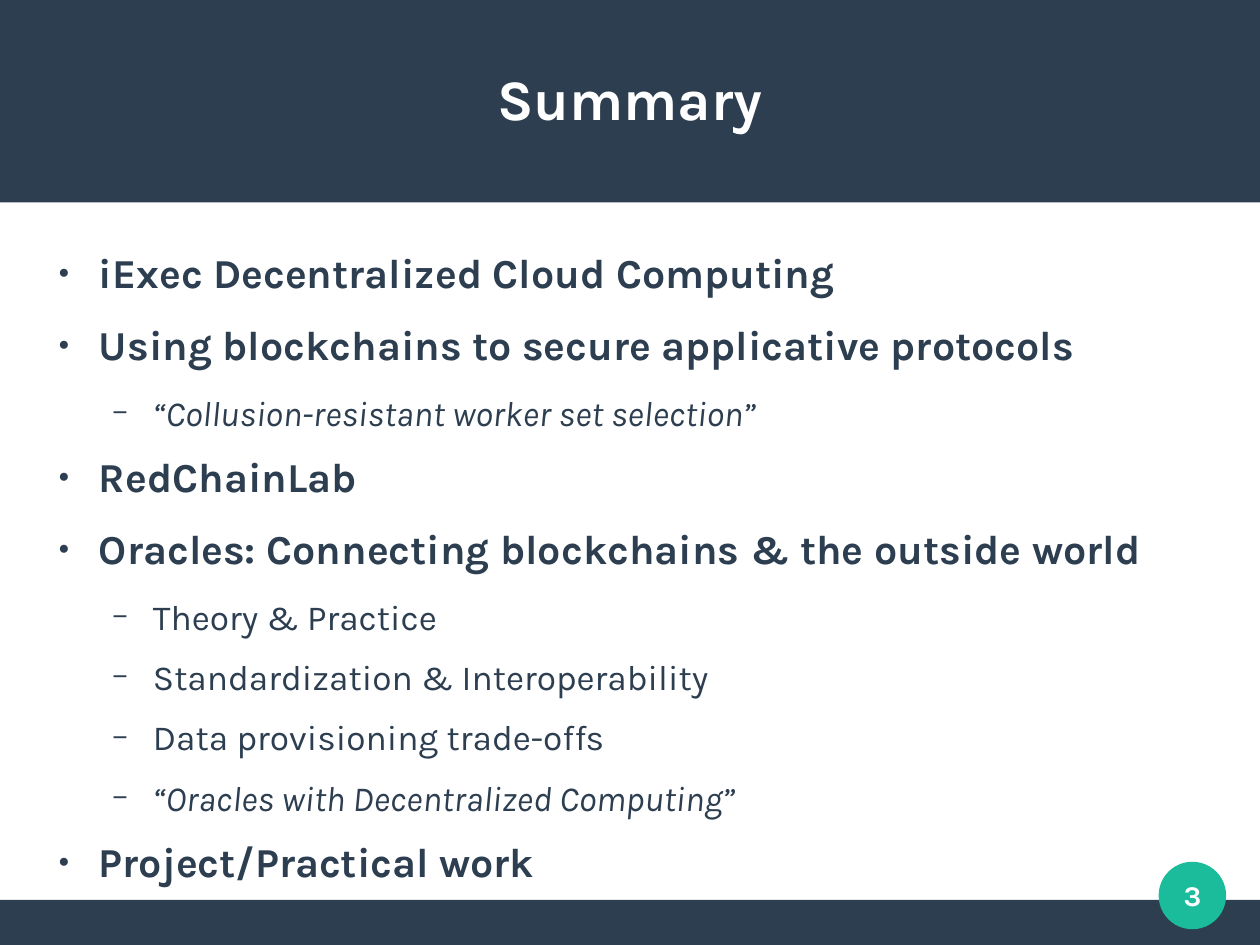
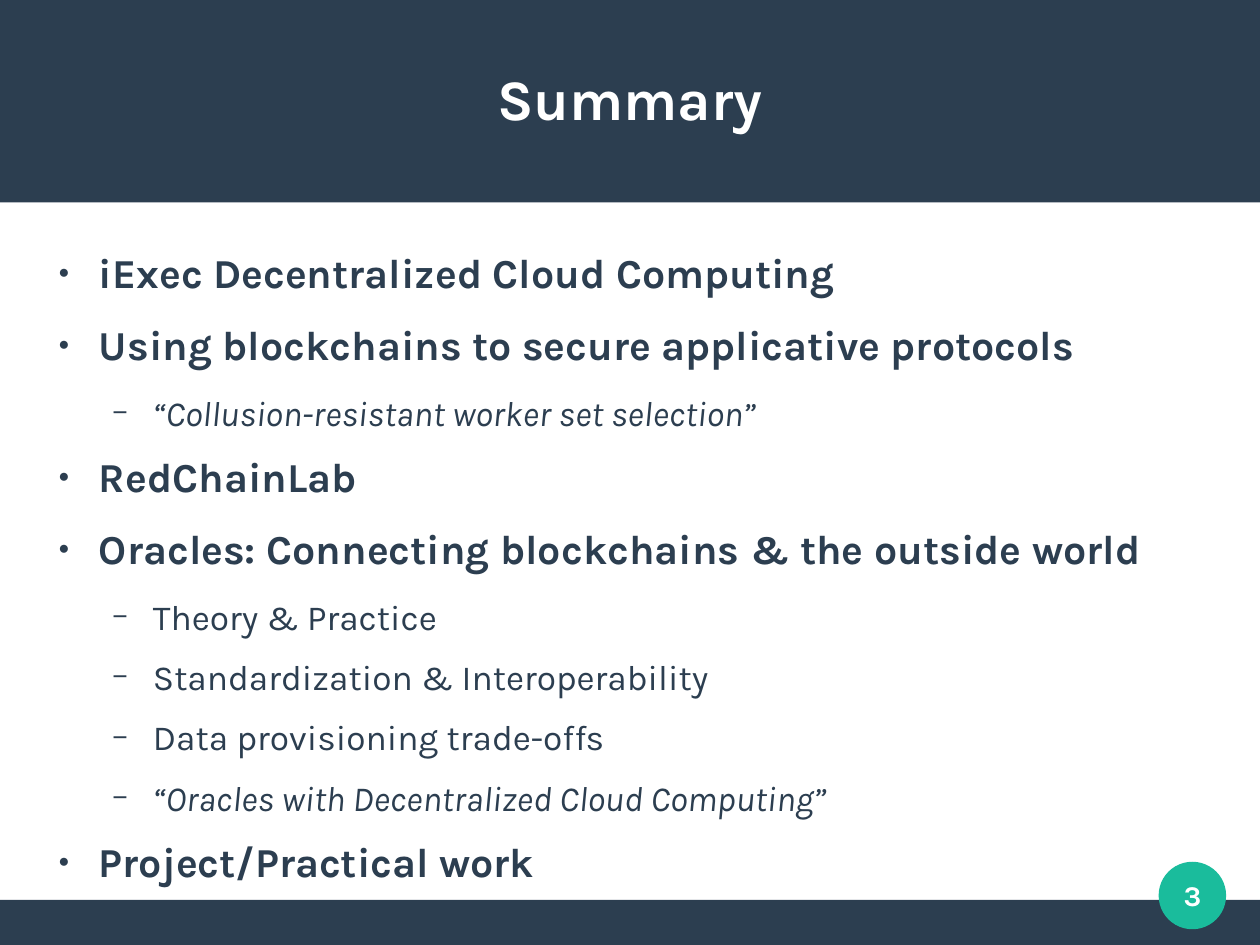
Before and after one commit to mbettinger/OT4-Lecture, a slide deck: slide 3 of Presentation - Intro.odp. Drawn at 1260x945 pixels with LibreOffice and Linux fonts; fonts in the diff are those of the drawing. Boxes give left, top, right and bottom in pixels: in the first picture for what was removed or moved away, otherwise in the second. Text is boxed around its words. In the diff, an @@ line names an element or a change of style, - is before the commit and + after.

```diff
--- a/Presentation - Intro.odp
+++ b/Presentation - Intro.odp
@@ text at [153, 786, 827, 820]: text changed @@
-  − “Oracles with Decentralized Computing”
+  − “Oracles with Decentralized Cloud Computing”
```
Also in this commit, not shown: 1 other slide changed, 8 other files.
